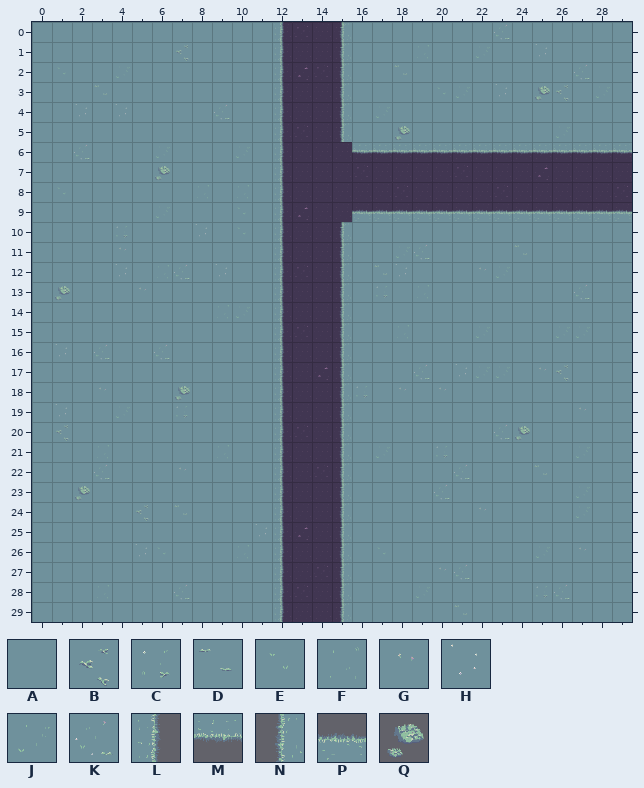
An edit to a level. Tiled map, Farmer_Derm/assets/art/tiled/map/farm_map.tmx. This is how it looked before the edit.
Cells are 64x64 px. Shown: x 0..29, y 0..29.
Key: from "landscape": A 0, B 1, C 2, D 3, E 4, F 5, G 6, H 7, J 8, K 12, L 13, M 13 turned 90, N 14, P 14 turned 90, Q 15.
_ is an empty cell.
Layers that did not change in this view are not listed.
Layer "grass" before, first column x 0:
 0 AAAAAAAAAAAAL__NAAAAAAAKAAAAAA
 1 AAAAAAABAAAAL__NAAAFAAJAAHAAAA
 2 AEAAJAAAAAAAL__NAADAAAAAAAAKAA
 3 AAADAAAAAAAAL__NAAAAEJAHAABAJA
 4 AAHAHAAAAKAAL__NAJAAAAAAAAAAAA
 5 AAAAAAAAAAAAL__NAAAAAAAAAAJAAA
 6 AAKAAAJAAAJAL___MMMMMMMMMMMMMM
 7 AAAAAAAAAAAAL_________________
 8 AEAAAAAAFAFAL_________________
 9 AAAAAAJAAAEAL___PPPPPPPPPPPPPP
10 AAAACAAAHAEAL__NAAAAAAAAAAAAAA
11 AAAAGAAAAAAAL__NAAJKAAAADAAAAA
12 AAAAHAFKAHAAL__NADHAAAGJAAAAAA
13 AAAAAGAAAAAAL__NACAFAAAAAAAKAA
14 AAAAAAAAAFJAL__NAAAAAAAAAAAAAA
15 AAAAAAAAAAAAL__NAAFAAAJAAAJJAA
Layer "bushes" before, first column x 0:
 0 ______________________________
 1 ______________________________
 2 ______________________________
 3 _________________________Q____
 4 ______________________________
 5 __________________Q___________
 6 ______________________________
 7 ______Q_______________________
 8 ______________________________
 9 ______________________________
10 ______________________________
11 ______________________________
12 ______________________________
13 _Q____________________________
14 ______________________________
15 ______________________________
16 ______________________________
17 ______________________________
18 _______Q______________________
19 ______________________________
20 ________________________Q_____
21 ______________________________
22 ______________________________
23 __Q___________________________
24 ______________________________
25 ______________________________
26 ______________________________
27 ______________________________
28 ______________________________
29 ______________________________
Now the later version:
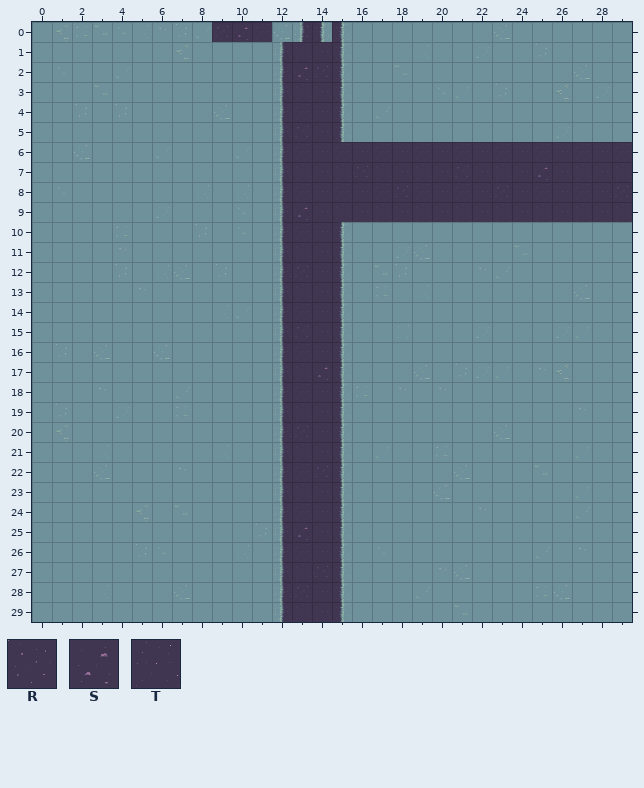
Further tiles: from "landscape": R 9, S 10, T 11.
From old to new:
Changed rows in their new state; . is an unchanged cell.
Layer "grass":
first column x 1:
 0 B.......RSTKLN
first column x 16:
 6 ______________
 9 ______________
Layer "bushes" (now hidden):
first column x 6:
 3 ..................._
 5 ............_.......
 7 _...................
first column x 1:
13 _
first column x 2:
18 ....._.................
20 ......................_
23 _......................
